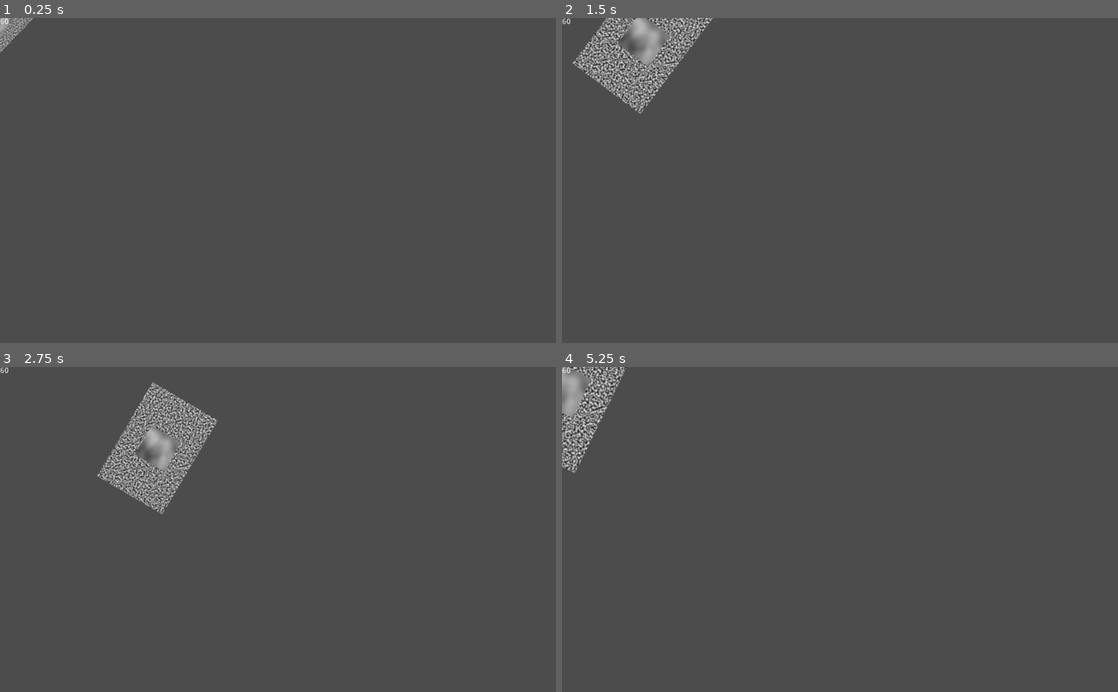
Above: before the commit, frames 1-4 (two rows, left to right).
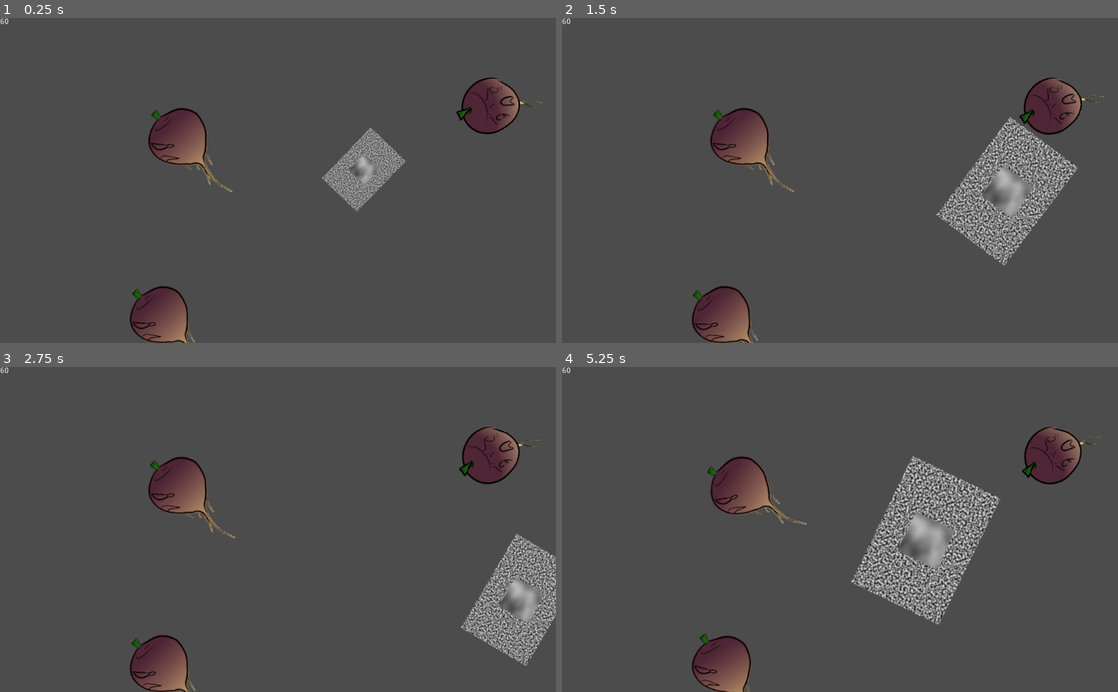
Above: after the commit, the same moments.

Repository: Nopey/carnival
Game: Godot game, scene res://Claw/Game.tscn
Two runs of this game, one before a commit and one after it. Both use one fixed random seed, a clock stepped at 60 frames per second and the inputs below.
Inputs:
- Up to frame 1 (0.25 s): no input
- Up to frame 2 (1.5 s): tap Enter (ui_accept) at 0.5, 0.77 s; hold Right (ui_right) 0.53-1.28 s; hold Down (ui_down) from 1.28 s (still down)
- Up to frame 3 (2.75 s): tap Enter (ui_accept) at 1.52 s; release Down (ui_down) at 2.03 s; hold Right (ui_right) from 2.03 s (still down)
- Up to frame 4 (5.25 s): release Right (ui_right) at 2.78 s; hold Up (ui_up) 2.78-3.53 s; tap Enter (ui_accept) at 3.02, 3.77, 4.52 s; hold Left (ui_left) 3.53-5.03 s; hold Down (ui_down) from 5.03 s (still down)

The runs differ from the first frame. In frame 1, 6.2% of the frame differs, in the area x 0-98%, y 0-100%; in frame 2, 12%, in the area x 1-98%, y 0-100%; in frame 3, 11%; in frame 4, 12%.

Commit message:
Claw: Eat turnips

Diff:
--- a/Claw/Game.tscn
+++ b/Claw/Game.tscn
@@ -1,50 +1,9 @@
-[gd_scene load_steps=8 format=2]
+[gd_scene load_steps=3 format=2]
 
-[ext_resource path="res://Claw/Move.gd" type="Script" id=1]
-
-[sub_resource type="CapsuleShape2D" id=1]
-radius = 100.0
-height = 80.0
-
-[sub_resource type="OpenSimplexNoise" id=2]
-octaves = 1
-period = 3.0
-
-[sub_resource type="NoiseTexture" id=3]
-width = 180
-height = 260
-noise = SubResource( 2 )
-
-[sub_resource type="CircleShape2D" id=4]
-radius = 50.0
-
-[sub_resource type="OpenSimplexNoise" id=5]
-
-[sub_resource type="NoiseTexture" id=6]
-width = 80
-height = 80
-noise = SubResource( 5 )
+[ext_resource path="res://Claw/Turnip.tscn" type="PackedScene" id=1]
+[ext_resource path="res://Claw/Player.tscn" type="PackedScene" id=2]
 
 [node name="Node2D" type="Node2D"]
-
-[node name="Player" type="Area2D" parent="."]
-script = ExtResource( 1 )
-mouth_path = NodePath("Mouth")
-
-[node name="BodyCollider" type="CollisionShape2D" parent="Player"]
-shape = SubResource( 1 )
-
-[node name="BodySprite" type="Sprite" parent="Player"]
-texture = SubResource( 3 )
-
-[node name="Mouth" type="Area2D" parent="Player"]
-position = Vector2( 1, 0 )
-
-[node name="CollisionShape2D" type="CollisionShape2D" parent="Player/Mouth"]
-shape = SubResource( 4 )
-
-[node name="Sprite" type="Sprite" parent="Player/Mouth"]
-texture = SubResource( 6 )
 
 [node name="RichTextLabel" type="RichTextLabel" parent="."]
 margin_right = 40.0
@@ -52,3 +11,17 @@
 visible_characters = 2
 text = "60"
 fit_content_height = true
+
+[node name="Player" parent="." instance=ExtResource( 2 )]
+position = Vector2( 670, 280 )
+
+[node name="Turnip" parent="." instance=ExtResource( 1 )]
+position = Vector2( 330, 226 )
+
+[node name="Turnip2" parent="." instance=ExtResource( 1 )]
+position = Vector2( 905, 161 )
+turnip_id = 1
+
+[node name="Turnip3" parent="." instance=ExtResource( 1 )]
+position = Vector2( 296, 555 )
+turnip_id = 2
--- a/Claw/Move.gd
+++ b/Claw/Player.gd
@@ -3,7 +3,6 @@
 export var mouth_path: NodePath
 onready var mouth = get_node(mouth_path)
 export var speed: float = 200
-
 
 # Called when the node enters the scene tree for the first time.
 #func _ready():
@@ -73,9 +72,9 @@
 	# grab turnips
 	if bob_state == BobState.DOWN_HOLD && !gotcha:
 		for turnip in mouth.get_overlapping_areas():
-			#if turnip is not Turnip:
-			#	continue
-			pass
+			if not turnip is Turnip:
+				continue
+			turnip_in_mouth(turnip)
 
 	# bump turnips out of the way
 	if bob_state == BobState.DOWN:
@@ -114,6 +113,7 @@
 			state_progress = 0
 		BobState.UP_GOTCHA:
 			gotcha.queue_free() # TODO: hold turnip in mouth
+			gotcha = null
 			# TODO: remove grabbed turnip, increase points
 
 	bob_state = state
@@ -128,6 +128,7 @@
 		BobState.UP:
 			pass
 		BobState.UP_GOTCHA:
+			$sfx.play()
 			pass
 		BobState.IDLE:
 			pass
@@ -148,8 +149,13 @@
 			return BobState.IDLE
 
 var gotcha = null
-func turnip_in_mouth(turnip):
+func turnip_in_mouth(turnip: Turnip):
 	if bob_state != BobState.DOWN_HOLD || gotcha:
 		return
 
+	var turnip_transform = turnip.global_transform
 	gotcha = turnip
+	turnip.get_parent().remove_child(turnip)
+	add_child(turnip)
+	turnip.set_owner(self)
+	turnip.global_transform = turnip_transform
--- /dev/null
+++ b/Claw/Player.tscn
@@ -0,0 +1,49 @@
+[gd_scene load_steps=9 format=2]
+
+[ext_resource path="res://Claw/Player.gd" type="Script" id=1]
+[ext_resource path="res://Claw/sfx.ogg" type="AudioStream" id=2]
+
+[sub_resource type="CapsuleShape2D" id=1]
+radius = 100.0
+height = 80.0
+
+[sub_resource type="OpenSimplexNoise" id=2]
+octaves = 1
+period = 3.0
+
+[sub_resource type="NoiseTexture" id=3]
+width = 180
+height = 260
+noise = SubResource( 2 )
+
+[sub_resource type="CircleShape2D" id=4]
+radius = 50.0
+
+[sub_resource type="OpenSimplexNoise" id=5]
+
+[sub_resource type="NoiseTexture" id=6]
+width = 80
+height = 80
+noise = SubResource( 5 )
+
+[node name="Player" type="Area2D"]
+script = ExtResource( 1 )
+mouth_path = NodePath("Mouth")
+
+[node name="BodyCollider" type="CollisionShape2D" parent="."]
+shape = SubResource( 1 )
+
+[node name="BodySprite" type="Sprite" parent="."]
+texture = SubResource( 3 )
+
+[node name="Mouth" type="Area2D" parent="."]
+position = Vector2( 1, 0 )
+
+[node name="CollisionShape2D" type="CollisionShape2D" parent="Mouth"]
+shape = SubResource( 4 )
+
+[node name="Sprite" type="Sprite" parent="Mouth"]
+texture = SubResource( 6 )
+
+[node name="sfx" type="AudioStreamPlayer2D" parent="."]
+stream = ExtResource( 2 )
--- /dev/null
+++ b/Claw/Turnip.gd
@@ -0,0 +1,28 @@
+extends Area2D
+class_name Turnip
+
+export var turnip_id: int
+
+const turnip_arts = [
+	"res://Claw/turnip_inanimate1.png",
+	"res://Claw/turnip_inanimate2.png"
+]
+
+
+# Called when the node enters the scene tree for the first time.
+func _ready():
+	var turnip_art = turnip_arts[turnip_id % turnip_arts.size()]
+
+	var texture = ImageTexture.new()
+	var image = Image.new()
+	image.load(turnip_art)
+	texture.create_from_image(image)
+	$Sprite.texture = texture
+
+
+# Called every frame. 'delta' is the elapsed time since the previous frame.
+func _process(delta):
+	gentle_spin(delta)
+
+func gentle_spin(delta):
+	self.rotation += cos(OS.get_ticks_msec() / 1000.0 * (0.4 + turnip_id * 0.09 ) + turnip_id) * 0.1 * delta
--- /dev/null
+++ b/Claw/Turnip.tscn
@@ -0,0 +1,16 @@
+[gd_scene load_steps=4 format=2]
+
+[ext_resource path="res://Claw/Turnip.gd" type="Script" id=1]
+[ext_resource path="res://Claw/turnip_inanimate2.png" type="Texture" id=2]
+
+[sub_resource type="CircleShape2D" id=7]
+radius = 50.0
+
+[node name="Turnip" type="Area2D"]
+script = ExtResource( 1 )
+
+[node name="Sprite" type="Sprite" parent="."]
+texture = ExtResource( 2 )
+
+[node name="CollisionShape2D" type="CollisionShape2D" parent="."]
+shape = SubResource( 7 )
--- a/project.godot
+++ b/project.godot
@@ -7,6 +7,16 @@
 ;   param=value ; assign values to parameters
 
 config_version=4
+
+_global_script_classes=[ {
+"base": "Area2D",
+"class": "Turnip",
+"language": "GDScript",
+"path": "res://Claw/Turnip.gd"
+} ]
+_global_script_class_icons={
+"Turnip": ""
+}
 
 [application]
 
Not shown, added: Claw/sfx.ogg.import
Binary file added: Claw/turnip_inanimate1.png
Not shown, added: Claw/turnip_inanimate1.png.import
Binary file added: Claw/turnip_inanimate2.png
Not shown, added: Claw/turnip_inanimate2.png.import
